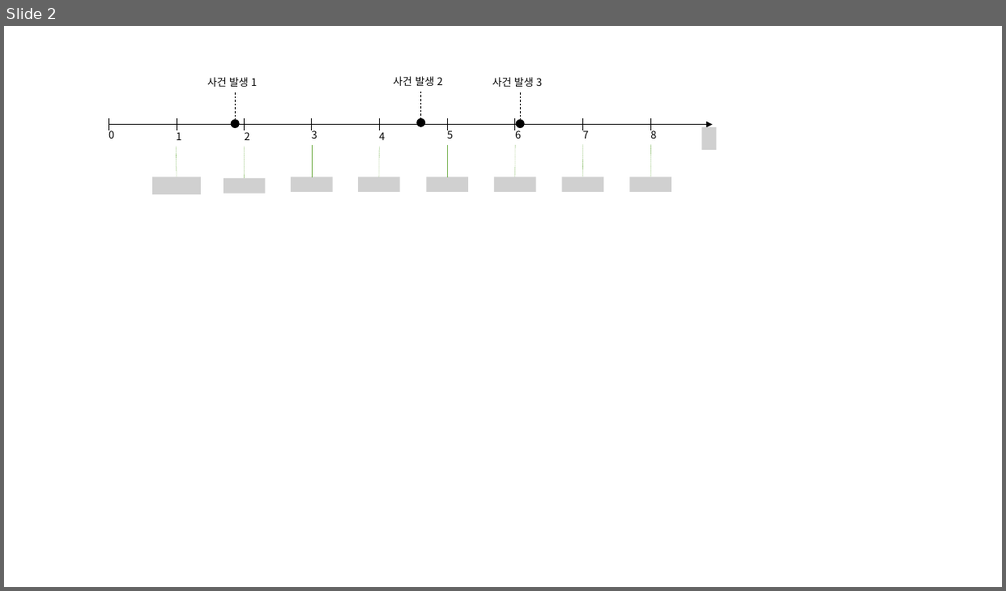
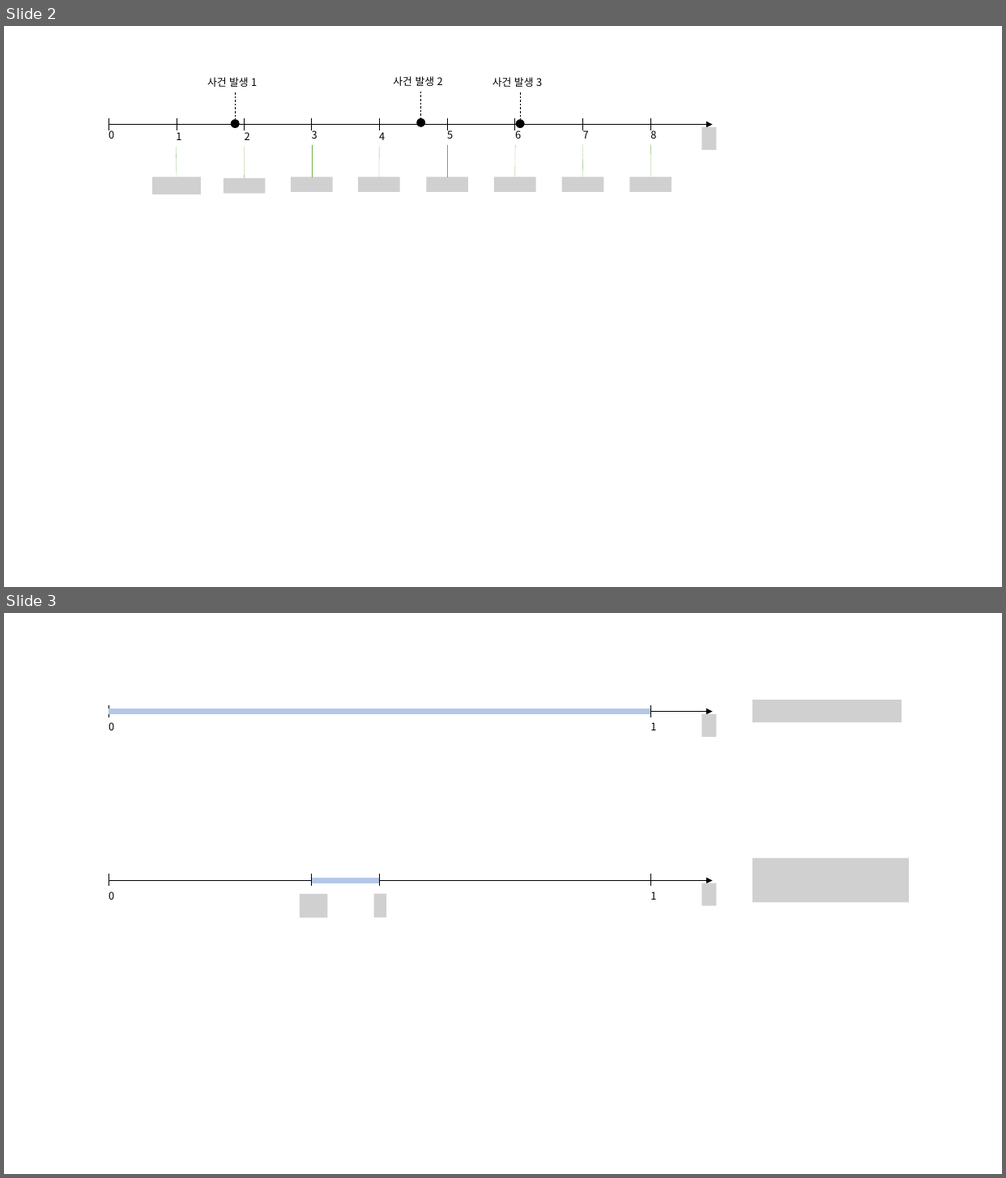
Before and after one commit to govin08/govin08.github.io_241017, a slide deck: images/2024-03-15-mm1_queue/mm1_queue.pptx. Shown one above the other, each under a label of ours: slide 2 before the commit, slides 2 and 3 after it. The pictures are 1006x591 and 1006x1178 pixels, drawn with LibreOffice and Linux fonts; fonts in the diff are those of the drawing; grey boxes stand for pictures. Boxes give left, top, right and bottom in pixels: in the first picture for what was removed or moved away, otherwise in the second. Text is boxed around its words. In the diff, an @@ line names an element or a change of style, - is before the commit and + after.

```diff
--- a/images/2024-03-15-mm1_queue/mm1_queue.pptx
+++ b/images/2024-03-15-mm1_queue/mm1_queue.pptx
@@ slide 3 added at (4,613,1002,1174), background #FFFFFF @@
@@ line added from (108, 705) to (108, 717), #000000 0.75 pt @@
@@ line added from (651, 705) to (651, 717), #000000 0.75 pt @@
@@ picture added at (752,700,901,722) @@
@@ arrow added from (108, 712) to (712, 712), #000000 0.5 pt @@
@@ text added at (108,722,114,730), 10 pt, text #000000 @@
+0
@@ line added from (108, 712) to (651, 712), #B4C7E7 6 pt @@
@@ text added at (650,722,656,730), 10 pt, text #000000 @@
+1
@@ picture added at (701,714,717,736) @@
@@ line added from (108, 875) to (108, 886), #000000 0.75 pt @@
@@ line added from (312, 875) to (312, 886), #000000 0.75 pt @@
@@ line added from (380, 875) to (380, 886), #000000 0.75 pt @@
@@ line added from (651, 875) to (651, 886), #000000 0.75 pt @@
@@ picture added at (752,858,909,902) @@
@@ arrow added from (108, 881) to (712, 881), #000000 0.5 pt @@
@@ text added at (108,892,114,900), 10 pt, text #000000 @@
+0
@@ picture added at (300,894,327,918) @@
@@ line added from (312, 881) to (380, 881), #B4C7E7 6 pt @@
@@ picture added at (374,894,386,918) @@
@@ text added at (650,892,656,900), 10 pt, text #000000 @@
+1
@@ picture added at (701,884,717,905) @@
```
Also in this commit, not shown: 1 other slide added, 1 slide removed, 3 other files.
